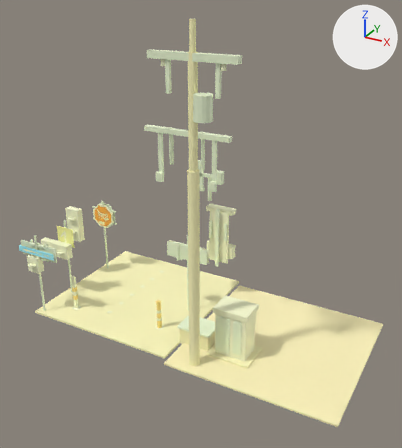
The glTF model exports/gltf/scene_night_retroreflection.glb as it was, and as the next commit left it.
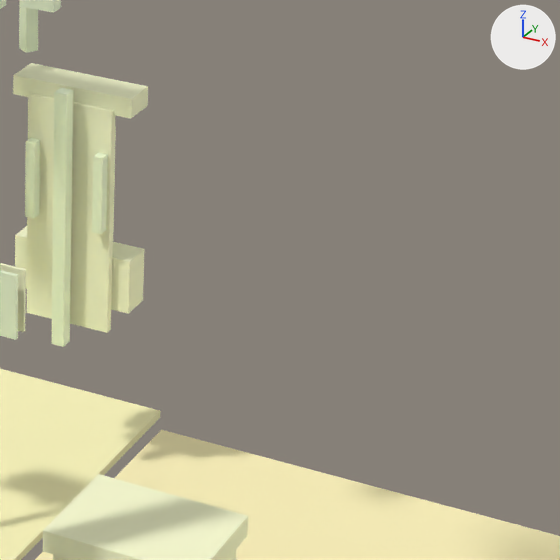
The first picture shows the older version from a 50 mm lens placed at (7.8, -10.81, 7.98), pointed at (2.04, -0.35, 2.75). The close-ups show the older and then the newer version on the part from 51% to 82% of the width and 42% to 70% of the height of that picture. Only the edits that show in the close-ups are written down. Arrows for +X, +Y and +Z are at upper right; the lights stay in place.

The first close-up shows 'back_plate.002', 'base', 'base.001', 'brace', 'brace_left.002', 'brace_right.002', 'hood', 'hood.001', 'housing', 'mount_strap', 'plate' and 5 more.
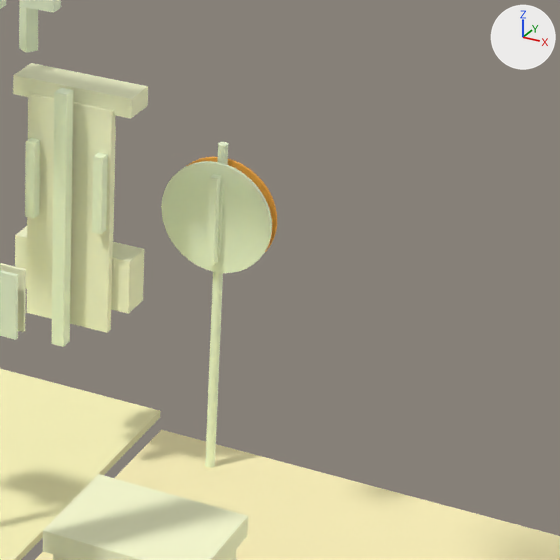
Location of each change, (x1, y1, x2, y2) in pixels of the close-ups (560 x 560 px):
```json
{"object": "back_plate.004", "change": "added", "after": [161, 161, 272, 273], "on screen": "pale green"}
{"object": "pole.004", "change": "added", "after": [205, 142, 228, 468], "on screen": "pale green"}
{"object": "stiffener_0.004", "change": "added", "after": [206, 174, 221, 265], "on screen": "pale green"}
{"object": "plate_base_00.004", "change": "added", "after": [187, 157, 277, 252]}
{"object": "clamp_0.004", "change": "added", "after": [217, 184, 223, 256]}
```

Scene script edits in JSON lines:
```json
{"op": "add", "block": "me_clamp_0_004", "code": ["me_clamp_0_004 = bpy.data.meshes.new('clamp_0.004')", "me_clamp_0_004.from_pydata(...)  # a box spanning x 2.51..2.59, y 1.465..1.515, z 1.52..1.98", "me_clamp_0_004.materials.append(mat_mat_metal_galvanized)  # pale green #f3ffda"]}
{"op": "add", "block": "me_stiffener_0_004", "code": ["me_stiffener_0_004 = bpy.data.meshes.new('stiffener_0.004')", "me_stiffener_0_004.from_pydata(...)  # a box spanning x 2.525..2.575, y 1.425..1.485, z 1.47..2.03", "me_stiffener_0_004.materials.append(mat_mat_metal_galvanized)  # pale green #f3ffda"]}
{"op": "add", "block": "me_back_plate_004", "code": ["me_back_plate_004 = bpy.data.meshes.new('back_plate.004')", "me_back_plate_004.from_pydata(...)  # a 40-sided cylinder along y spanning x 2.2..2.9, y 1.478..1.502, z 1.4..2.1", "me_back_plate_004.materials.append(mat_mat_metal_galvanized)  # pale green #f3ffda"]}
{"op": "add", "block": "me_pole_004", "code": ["me_pole_004 = bpy.data.meshes.new('pole.004')", "me_pole_004.from_pydata(...)  # 38 vertices, 72 faces; spans x 2.52..2.58, y 1.52..1.58, z 0.0..2.2", "me_pole_004.materials.append(mat_mat_metal_galvanized)  # pale green #f3ffda"]}
{"op": "add", "block": "me_plate_base_00_004", "code": ["me_plate_base_00_004 = bpy.data.meshes.new('plate_base_00.004')", "me_plate_base_00_004.from_pydata(...)  # a 40-sided cylinder along y spanning x 2.205..2.895, y 1.57..1.59, z 1.405..2.095", "me_plate_base_00_004.materials.append(mat_mat_sign_stop_red)  # orange #ffb144"]}
{"op": "add", "block": "ob_clamp_0_004", "code": ["ob_clamp_0_004 = bpy.data.objects.new('clamp_0.004', me_clamp_0_004)", "ob_clamp_0_004.location = (0.0, 0.0, 0.0)"]}
{"op": "add", "block": "ob_stiffener_0_004", "code": ["ob_stiffener_0_004 = bpy.data.objects.new('stiffener_0.004', me_stiffener_0_004)", "ob_stiffener_0_004.location = (0.0, 0.0, 0.0)"]}
{"op": "add", "block": "ob_back_plate_004", "code": ["ob_back_plate_004 = bpy.data.objects.new('back_plate.004', me_back_plate_004)", "ob_back_plate_004.location = (0.0, 0.0, 0.0)"]}
{"op": "add", "block": "ob_pole_004", "code": ["ob_pole_004 = bpy.data.objects.new('pole.004', me_pole_004)", "ob_pole_004.location = (0.0, 0.0, 0.0)"]}
{"op": "add", "block": "ob_plate_base_00_004", "code": ["ob_plate_base_00_004 = bpy.data.objects.new('plate_base_00.004', me_plate_base_00_004)", "ob_plate_base_00_004.location = (0.0, 0.0, 0.0)"]}
```
